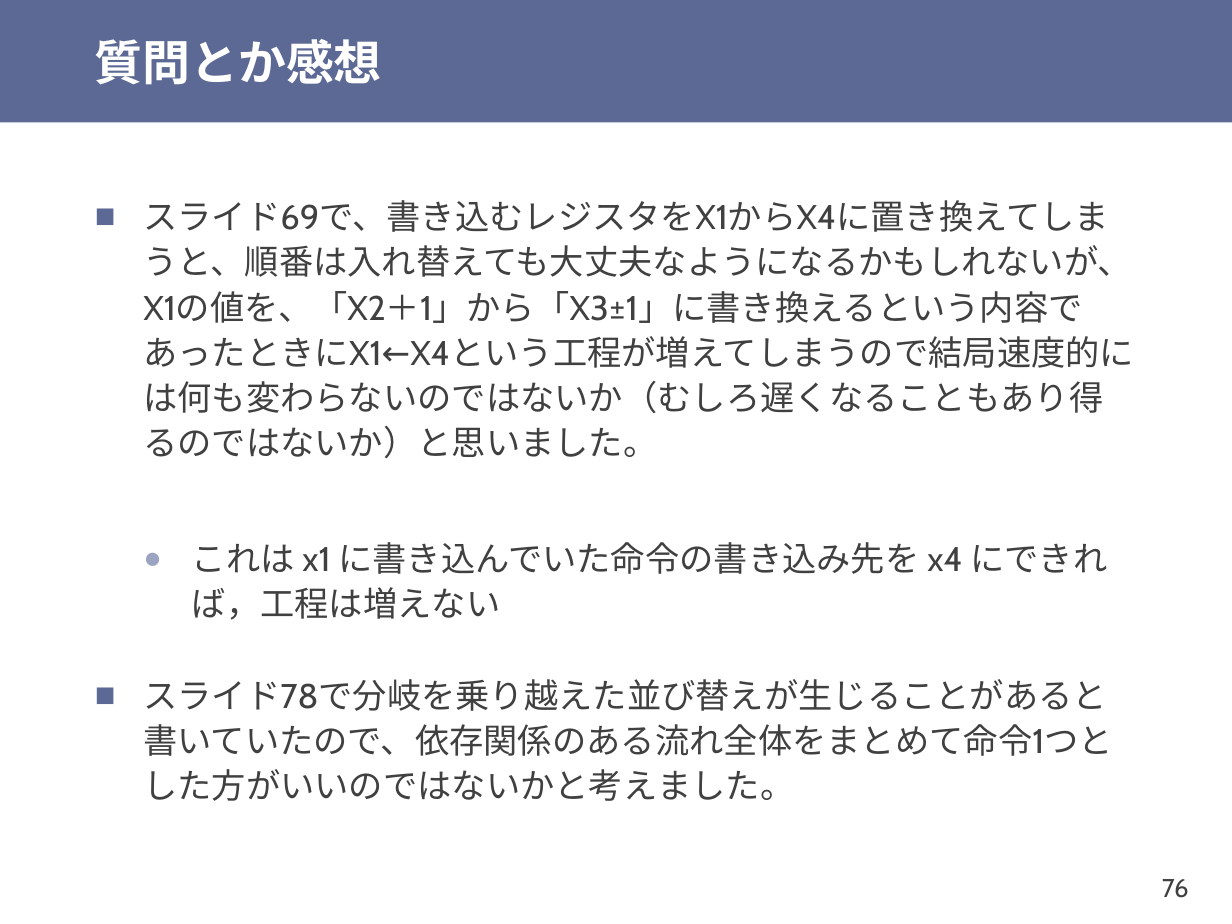
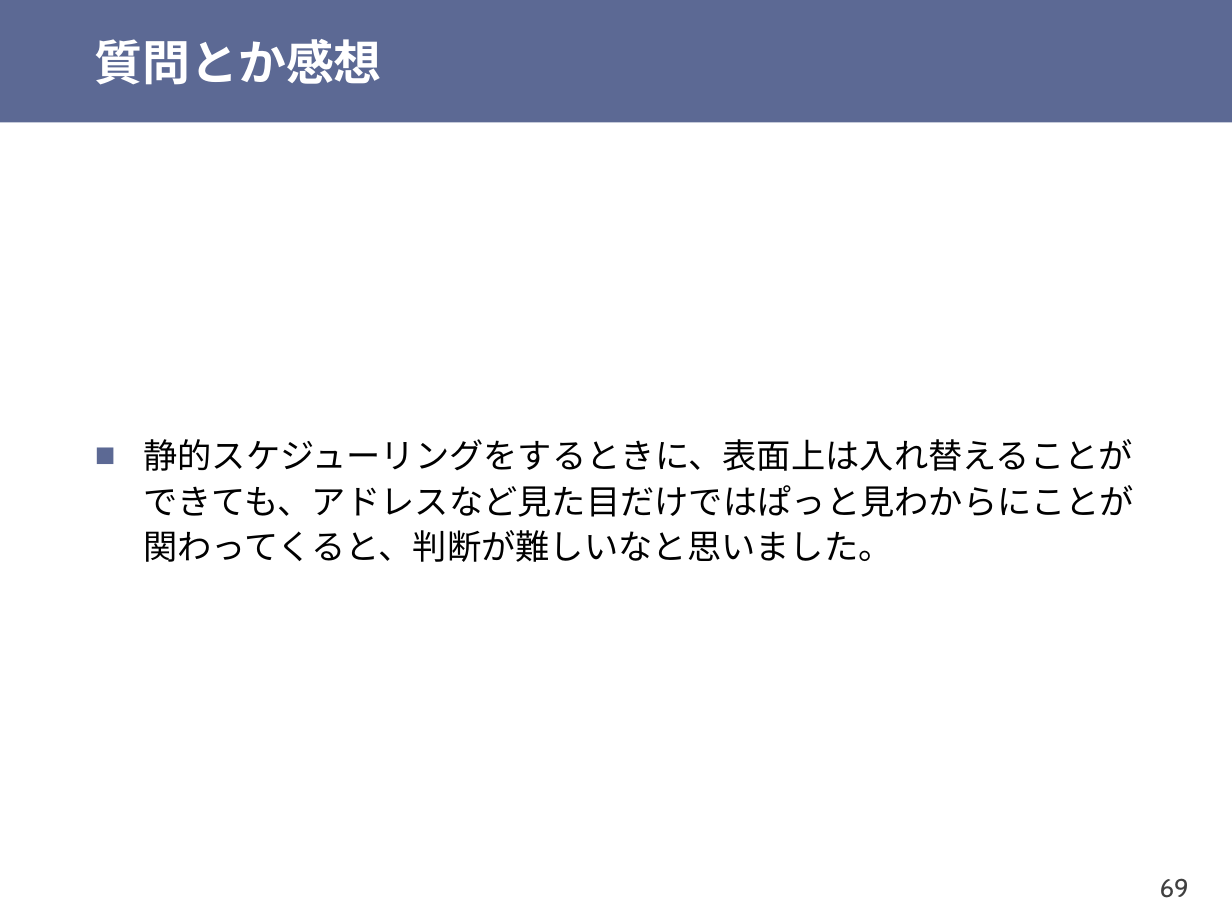
Before and after one commit to shioyadan/otya-computer-architecture-i, a slide deck: slide 69 of cai-shioya-08.pptx (slide 76 before the commit). Drawn at 1232x924 pixels with LibreOffice and Linux fonts; fonts in the diff are those of the drawing. Boxes give left, top, right and bottom in pixels: in the first picture for what was removed or moved away, otherwise in the second. Text is boxed around its words. In the diff, an @@ line names an element or a change of style, - is before the commit and + after.

```diff
--- a/cai-shioya-08.pptx
+++ b/cai-shioya-08.pptx
@@ text at (143,439,1134,562): text changed; font Cabin to Noto Sans CJK JP; text colour #404040 to #000000 @@
-■ スライド69で、書き込むレジスタをX1からX4に置き換えてしまうと、順番は入れ替えても大丈夫なようになるかもしれないが、X1の値を、「X2＋1」から「X3±1」に書き換えるという内容であったときにX1←X4という工程が増えてしまうので結局速度的には何も変わらないのではないか（むしろ遅くなることもあり得るのではないか）と思いました。
-  ● これは x1 に書き込んでいた命令の書き込み先を x4 にできれば，工程は増えない
-■ スライド78で分岐を乗り越えた並び替えが生じることがあると書いていたので、依存関係のある流れ全体をまとめて命令1つとした方がいいのではないかと考えました。
+■ 静的スケジューリングをするときに、表面上は入れ替えることができても、アドレスなど見た目だけではぱっと見わからにことが関わってくると、判断が難しいなと思いました。
@@ page number at (1160,878,1189,898): text changed @@
-76
+69
```
Also in this commit, not shown: 24 other slides changed, 5 slides added, 9 slides removed, 1 other file.
